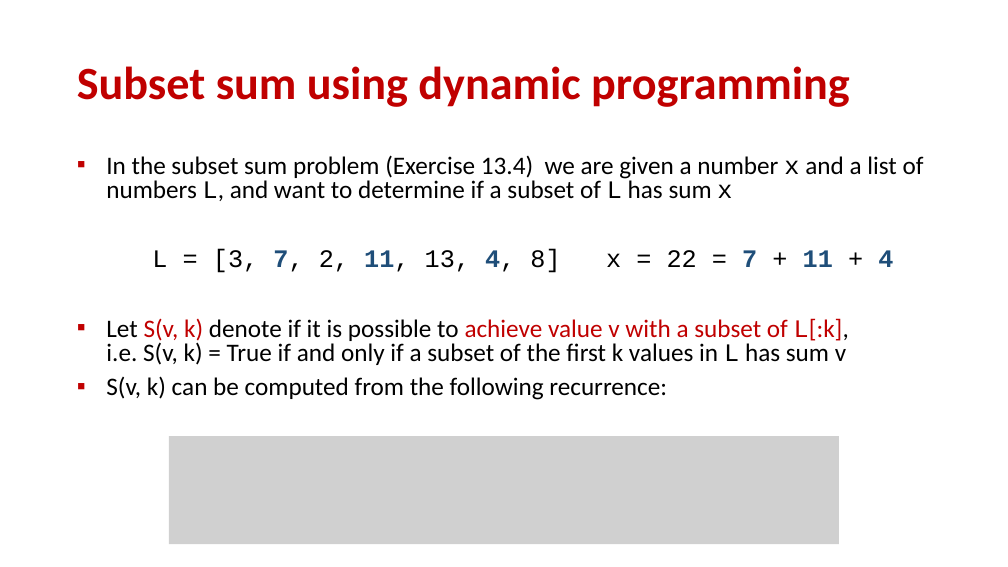
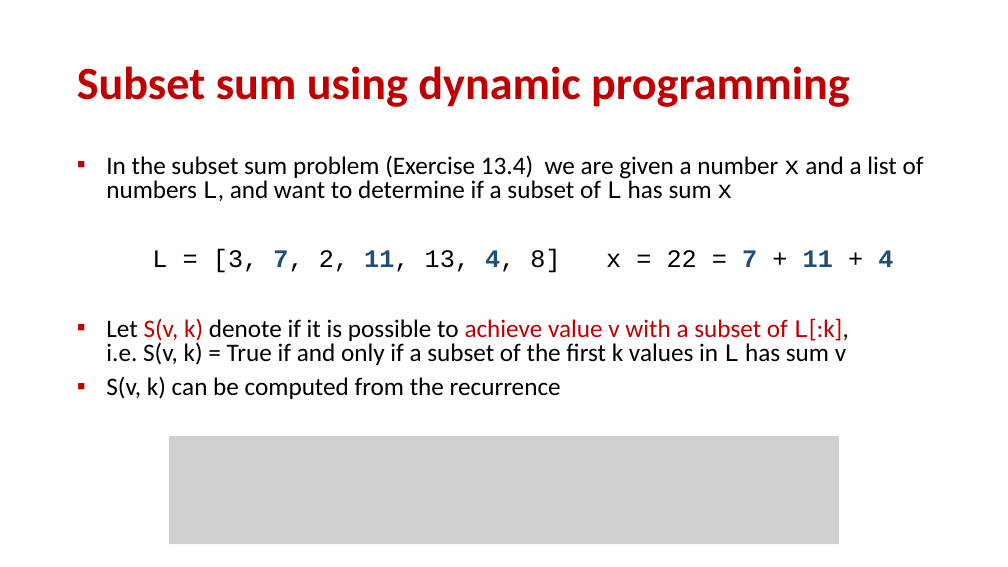
Before and after one commit to gsbrodal/gsbrodal.github.io, a slide deck: slide 9 of ipsa/slides/dynamic_programming.pptx. Drawn at 1008x567 pixels with LibreOffice and Linux fonts; fonts in the diff are those of the drawing; grey boxes stand for pictures. Boxes give left, top, right and bottom in pixels: in the first picture for what was removed or moved away, otherwise in the second. Text is boxed around its words. In the diff, an @@ line names an element or a change of style, - is before the commit and + after.

Commit message:
dynamic programming

```diff
--- a/ipsa/slides/dynamic_programming.pptx
+++ b/ipsa/slides/dynamic_programming.pptx
@@ text at bbox=[106, 376, 561, 399]: text changed @@
-▪ S(v, k) can be computed from the following recurrence:
+▪ S(v, k) can be computed from the recurrence
```
Also in this commit, not shown: 3 other slides changed, 5 other files.
